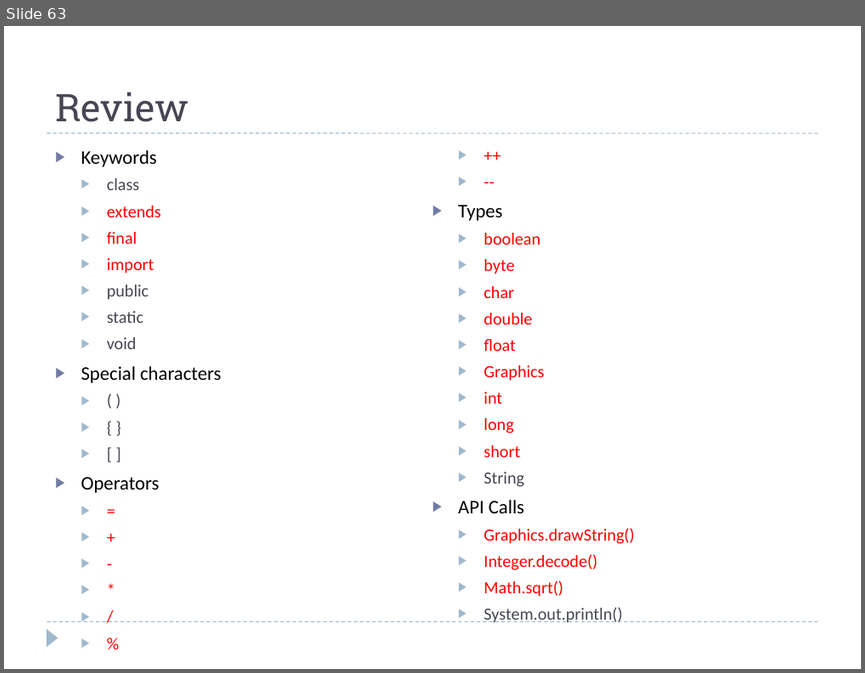
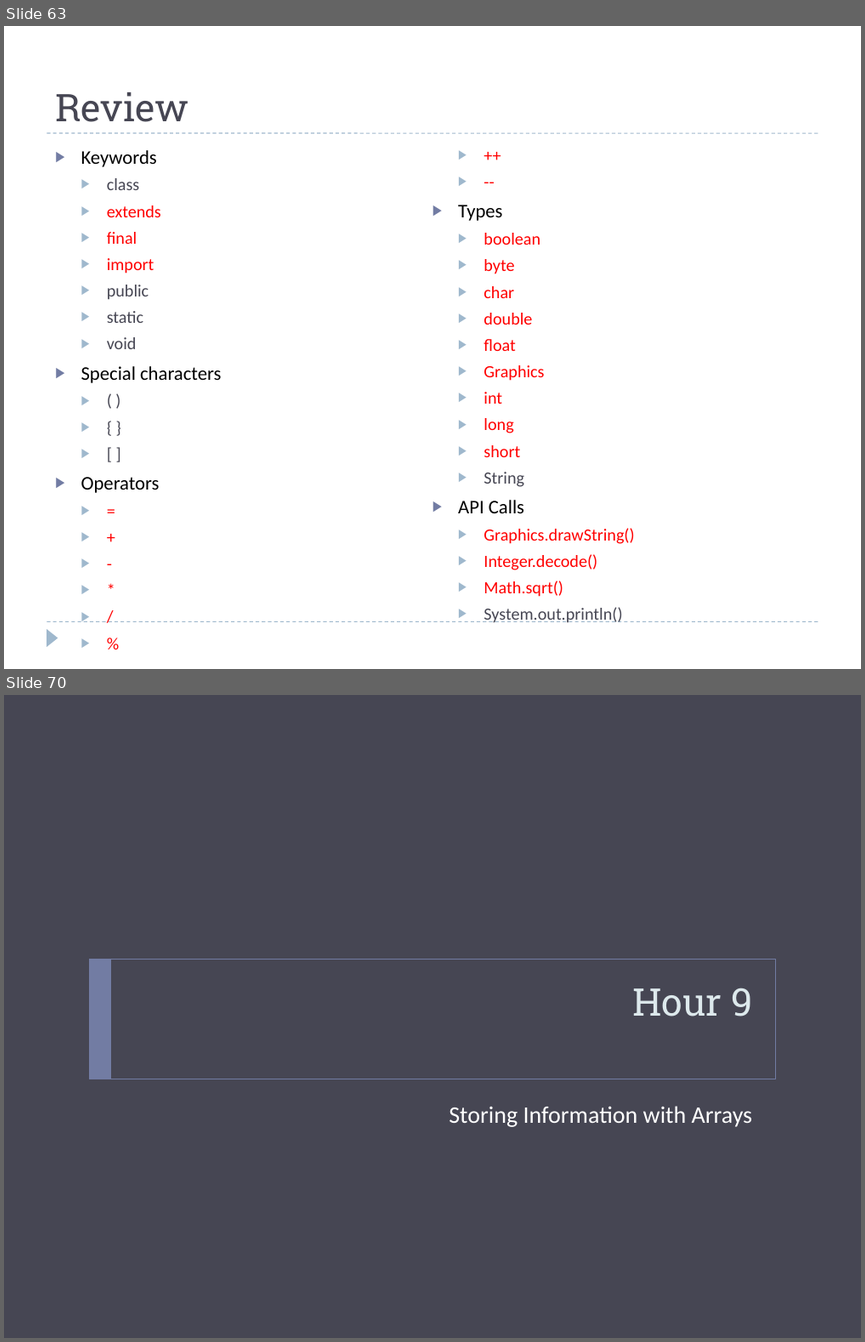
Before and after one commit to bcraig108/JavaClass_2013_Summer, a slide deck: Introduction to Java Programming.pptx. Shown one above the other, each under a label of ours: slide 63 before the commit, slides 63 and 70 after it; the slides between them are not shown. The pictures are 865x673 and 865x1342 pixels, drawn with LibreOffice and Linux fonts; fonts in the diff are those of the drawing; background and template pictures are left out. Boxes give left, top, right and bottom in pixels: in the first picture for what was removed or moved away, otherwise in the second. Text is boxed around its words. In the diff, an @@ line names an element or a change of style, - is before the commit and + after.

```diff
--- a/Introduction to Java Programming.pptx
+++ b/Introduction to Java Programming.pptx
@@ slide 70 added at <box>4,695,861,1338</box>, background #464653 @@
@@ rectangle added at <box>90,959,775,1079</box>, outline #727CA3 0.5 pt @@
@@ rectangle added at <box>90,959,111,1079</box>, fill #727CA3 @@
@@ title added at <box>632,987,752,1016</box>, 32 pt, text #DDE9EC @@
+Hour 9
@@ text added at <box>449,1106,753,1127</box>, 20 pt, text #FFFFFF @@
+Storing Information with Arrays
```
Also in this commit, not shown: 1 slide changed, 8 other slides added.
